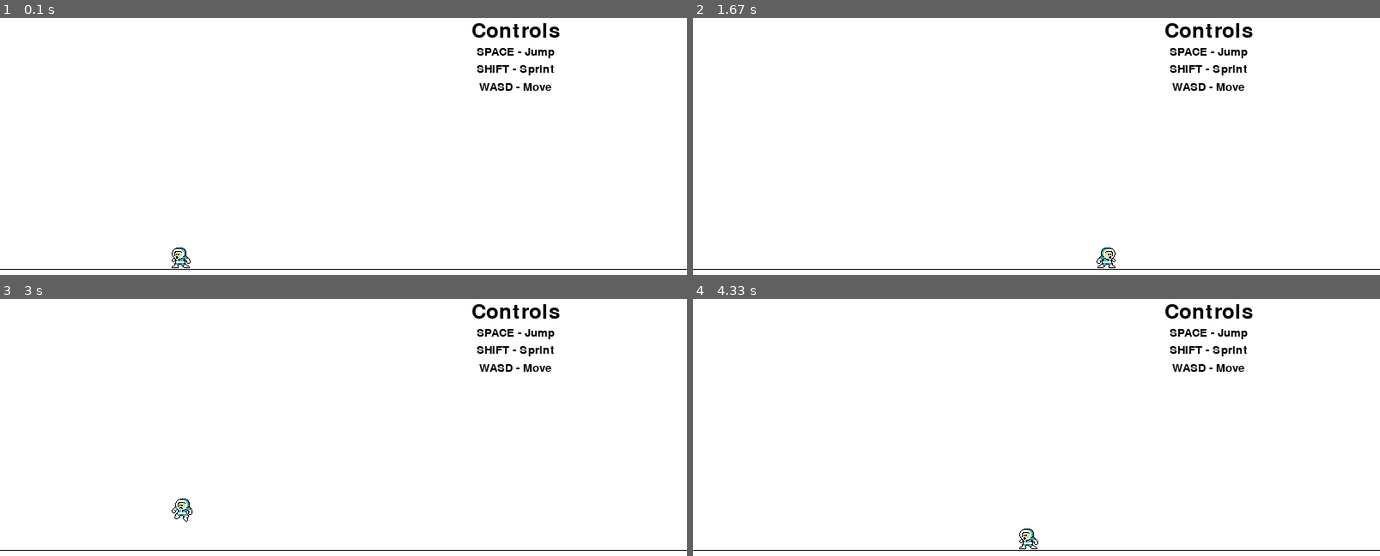
Above: before the commit, frames 1-4 (two rows, left to right).
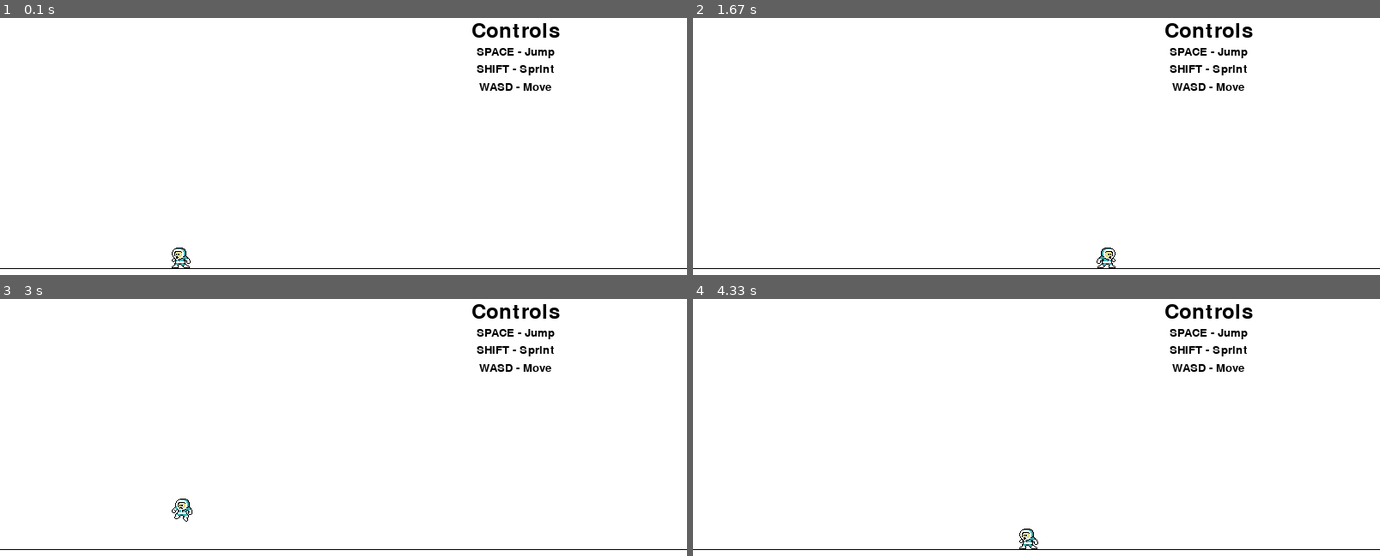
Above: after the commit, the same moments.

Repository: hortonew/2dfighter
Game: pygame game, started from main.py
Two runs of this game, one before a commit and one after it. Both use one fixed random seed, a clock stepped at 60 frames per second and the inputs below. The source is Python 2; it was converted automatically to run under Python 3.
Inputs (mouse positions are in pixels of both pictures, inside the frame that each line leads up to):
- Up to frame 1 (0.1 s): no input
- Up to frame 2 (1.67 s): hold D 0.33-0.8 s; move the mouse to (1009, 267) at 0.37 s; hold W 0.83-1.13 s; move the mouse to (1256, 231) at 0.87 s; tap Space at 0.9, 1.23, 1.53 s; hold D 1.17-1.63 s; move the mouse to (outside the picture) at 1.2 s
- Up to frame 3 (3 s): hold A 1.67-2.2 s; move the mouse to (178, 530) at 1.7 s; tap Space at 1.73, 2.03, 2.3, 2.63, 2.93 s; hold S 2.23-2.53 s; move the mouse to (outside the picture) at 2.27 s; hold A 2.57-2.97 s; move the mouse to (outside the picture) at 2.6 s
- Up to frame 4 (4.33 s): hold D 3.4-4.03 s; move the mouse to (outside the picture) at 3.43 s; tap Space at 3.47, 3.77, 4.13 s; hold S from 4.07 s (still down); move the mouse to (1050, 352) at 4.1 s

The runs differ from the first frame. In frame 1, 0.7% of the frame differs, in the area x 0-100%, y 97-98%; in frame 2, 0.7%; in frame 3, 0.7%; in frame 4, 0.7%.

Commit message:
Updated drawline code for ground

Diff:
--- a/main.py
+++ b/main.py
@@ -7,10 +7,8 @@
 from helpers import pygamehelper
 from classes import player
 
-global groundY
+WINDOW_SIZE = (800, 600)
 groundY = 300
-WINDOW_SIZE = (800, 600)
-
 
 class Game:
 	def __init__(self):
@@ -119,16 +117,17 @@
 
 
 	def draw(self):
+		global groundY
+		ground = groundY + 27 # groundY plus height of player sprite
 		#clear the screen
 		self.screen.fill((255,255,255))
-
 
 		#write text on screen
 		self.setText()
 
 		#draw player on screen
 		self.screen.blit(self.p1.image, self.p1.rect)
-		pygame.draw.line(self.screen, (0,0,0), (000, 328), (800, 328))
+		pygame.draw.line(self.screen, (0,0,0), (000, ground), (800, ground))
 
 	def handleEvents(self):
 		keys = pygame.key.get_pressed()  #checking pressed keys
